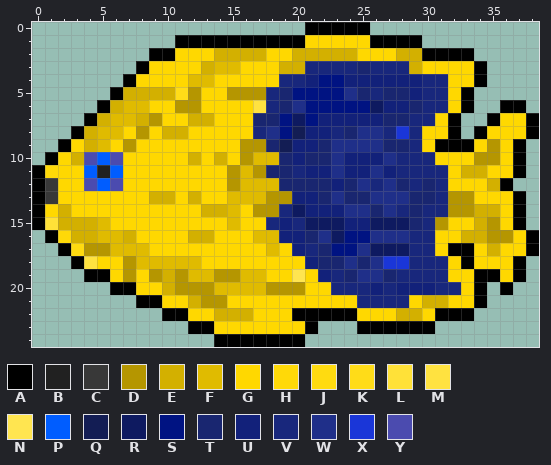
Two versions of one pixel-art sprite, Images/BigYellow.png. This is how it looked before the edit.
The file is 39x25 pixels.
Palette (. is transparent): A #000000  B #212121  C #383838  D #b59600  E #d3b000  F #e0bb00  G #ffd800  H #ffd908  J #ffdb10  K #ffdc18  L #ffe138  M #ffe240  N #ffe550  P #005dff  Q #131d54  R #0e1a60  S #001382  T #192670  U #12217a  V #18277c  W #1f2f89  X #1a36d8  Y #4b4baf
Pixels before, first column x 0:
 0 .....................AAAAA.............
 1 ...........AAAAAAAAAAGGGGGAAAA.........
 2 .........AAGGGEEEEGGEEEEEGGGEEAAAA.....
 3 ........AGGGGEFFGGGEEVVVVTVVVEGGGGA....
 4 .......AGGGGFFGGGGGVVUSSUUUUUUVVGGA....
 5 ......AEEEEKDGGDDDVTSSSSWTVTTUVVGA.....
 6 .....AEFFGGDDGGGGMVTWSSSSSRUUTVVGA..AA.
 7 ....AEFFEDGGEEGGGTTSRSUUUUUTTVVGA..AGGA
 8 ...AEFFGDGEEGGGGGVWSQUUVTWWVXVGGA.AGGGA
 9 ..AGEFGDGGGGGGGGDDTQUUTWWWWTTVGAAAGDGA.
10 .AGEYPYGGGGGEGEGDFFTUTTWUUUWVVVGGGDDGA.
11 AHGGPBPGGGGGGGGDFDTTVUUWUUWUVVVVGEEGGA.
12 ACGGYPYGGGGGGGGDFFFTTTTUTWVWTVTVGGGEA..
13 ACGGGGGGGEEGEGGFFFDDUUTWTTWWWTTVDDGGGA.
14 AGEGGGGGGGGGGEEFGDDVRUUUWWTWVTVVDDEEGA.
15 ALEEEFGGGGGGGGGFGGVUVRRRUURRRTVDGGEDGA.
16 .AHEEFFEGGGGEEGGGFFUUTWRSSWWWVVGGEEDDGA
17 ..AJDDFFFGGGGGGGGGFGUVTSSWRRRVVGAAGEGGA
18 ...AMGGDFFFFFGGGGGGGGUTTWTWXXVVVGAGGGA.
19 ....AAGDGDEDFFDDFFGGNGUVTWWTVVVVGGAAGA.
20 ......AAGGEDDDFFFFDDDGGVVVUVUUUVVGA.A..
21 ........AAGGEDDGGGGGGGGGGVVVVGEEGGA....
22 ..........AAGGEEEGGGAAAAAGGGEEGAAA.....
23 ............AAGGGGGGGA...AAAAAA........
24 ..............AAAAAAA..................
Once edited:
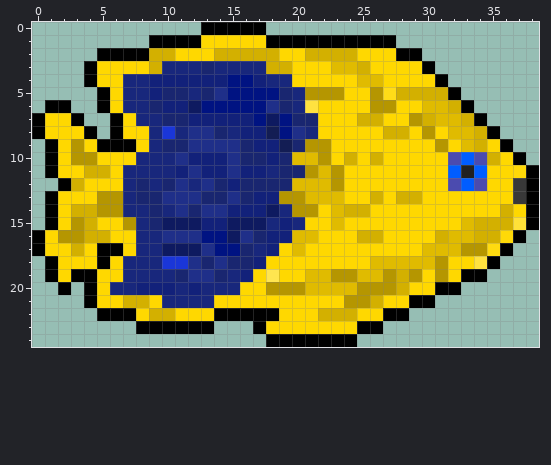
Edits made:
Changed rows in their new state; - is an unchanged pixel.
first column x 0:
 0 -------------AAAAA---.....-------------
 1 ---------AA--GGGGG---AAAAA--..---------
 2 -----AAAAEE-------E-G-------AA....-----
 3 ----AGGGGEVVVTVVVVE-GGGFFEGGGGA....----
 4 ----AGGVVUUUUUUSSUV-GGGGGFFGGGGA...----
 5 -----AGVVUTTVTWSSSS-VDDDGGDKEEEEA.-----
 6 -AA---GVVTUURSSSSSW-VMGGGGDDGGFFE---..-
 7 AGGA..AGVVTTUUUUUSR-TTGGGEEGGDEFFEA....
 8 AGGGA.A-GVXVWWTVUUQ-WVGGGGGEEGD-FFEA...
 9 -AGDGAAA-VTTWWWWTUU-TDDGGGGGGG-DGFEGA.-
10 ---DDGG-VVVWUUUWTTU-FFDGEGEGGGG-YPYE---
11 .A--EEGVVVVUWUUWUUV-TDFDGGGGGGGGPBP--HA
12 ..AEGGGVTVTWVWTUTTT-FFFDGGGGGGGGYPYGGCA
13 .A---DDVTTWWWTTWTUU-DFFFGGEGEEGGGG---CA
14 .AGEEDDVVTVWTWWUUUR-DDGFEEGGGGGGGGGGEGA
15 .AGD-G-DVTRRRUURRR---GGFGGGGGGGG-F-EELA
16 AGDD-EGGVVWWWSSRWTU-FFGGGEEGGGGEFF-EHA.
17 AGGEGAAGVVRRRWSSTVU-FGGGGGGGGGFFFDDJA..
18 -AGGGA-VVVXXWTWTTU---GGGGGFFFFFD-GMA..-
19 -AGA-G-VVVVTWWTVUGN-GFFDDFFDEDGD-A-...-
20 --A-AGVVUUUVUVVVGG---FFFFDDDEGGAA..-.--
21 ----AGGEEGVVVVG---------DDEGGAA....----
22 -----AAAGEEG--AAAAA-GGEEE--AA.....-----
23 --------AAAA--...A---GGGG--....--------
24 --------------....---AAAA--------------
